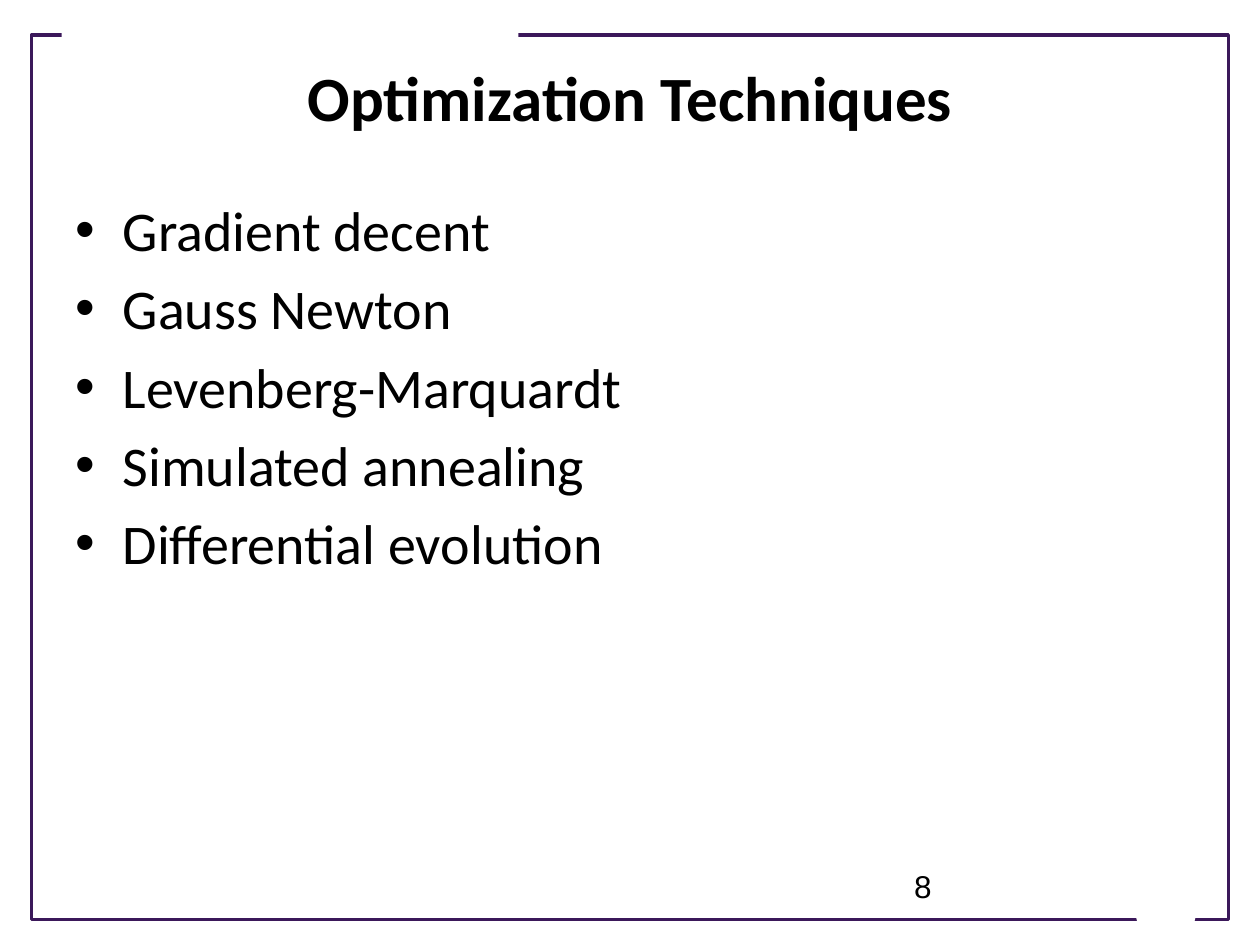
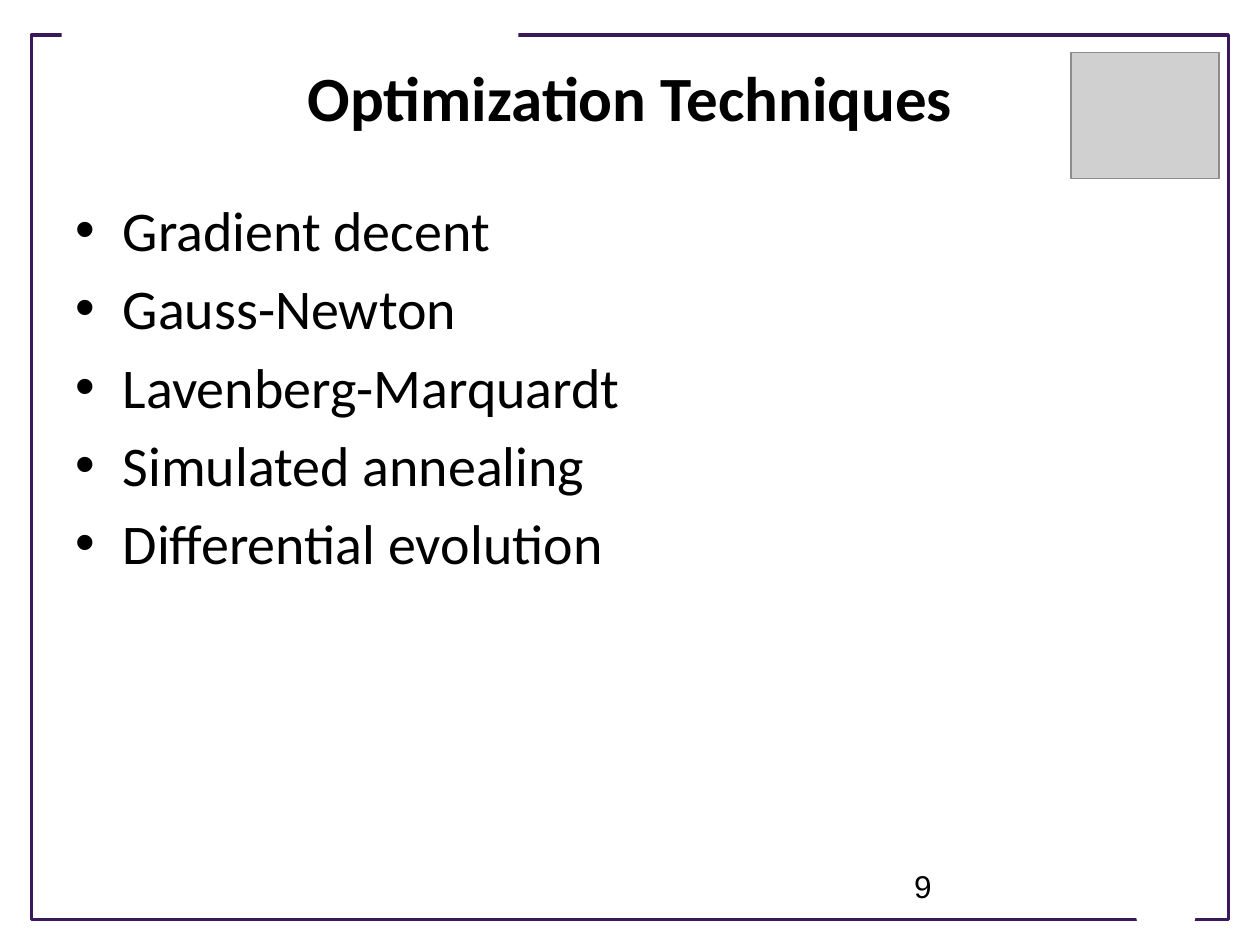
Before and after one commit to ModelEngineering/advancing-biomedical-models, a slide deck: slide 9 of Lectures/Lecture_8_Model_Fitting_Optimization_Techniques.pptx (slide 8 before the commit). Drawn at 1260x945 pixels with LibreOffice and Linux fonts; fonts in the diff are those of the drawing; grey boxes stand for pictures; background and template pictures are left out. Boxes give left, top, right and bottom in pixels: in the first picture for what was removed or moved away, otherwise in the second. Text is boxed around its words. In the diff, an @@ line names an element or a change of style, - is before the commit and + after.

Commit message:
Updates

```diff
--- a/Lectures/Lecture_8_Model_Fitting_Optimization_Techniques.pptx
+++ b/Lectures/Lecture_8_Model_Fitting_Optimization_Techniques.pptx
@@ picture added at box(1071, 53, 1220, 179) @@
@@ text at box(123, 292, 620, 418): text changed @@
-• Gauss Newton
-• Levenberg-Marquardt
+• Gauss-Newton
+• Lavenberg-Marquardt
@@ page number at box(914, 876, 932, 899): text changed @@
-8
+9
```
Also in this commit, not shown: 2 other slides changed, 7 slides added, 4 slides removed.
